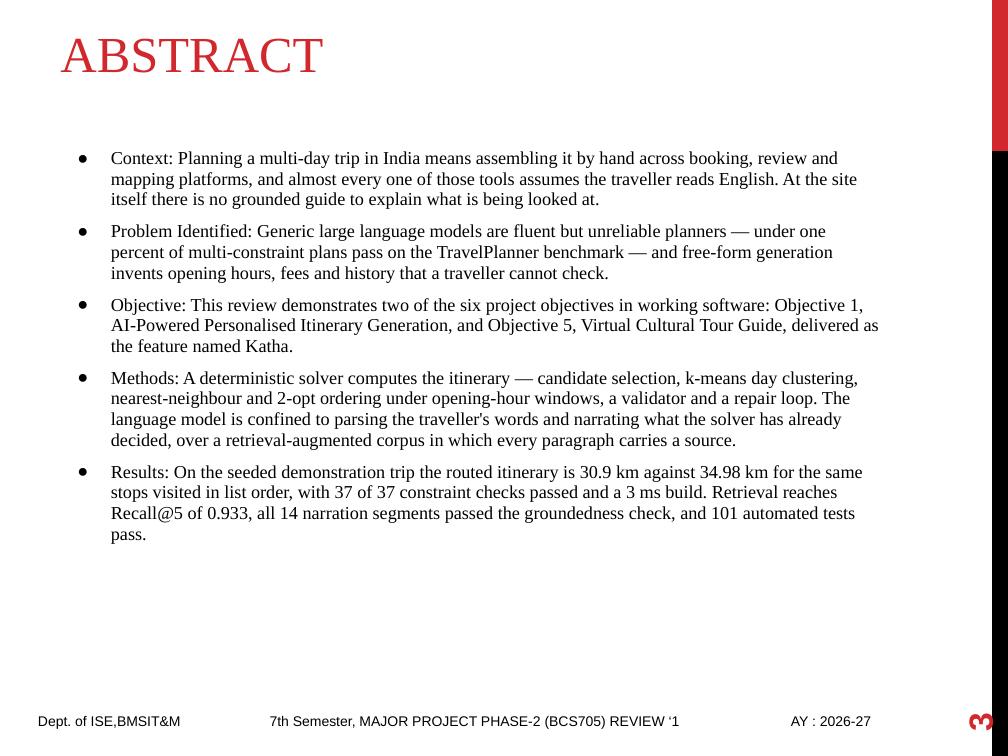
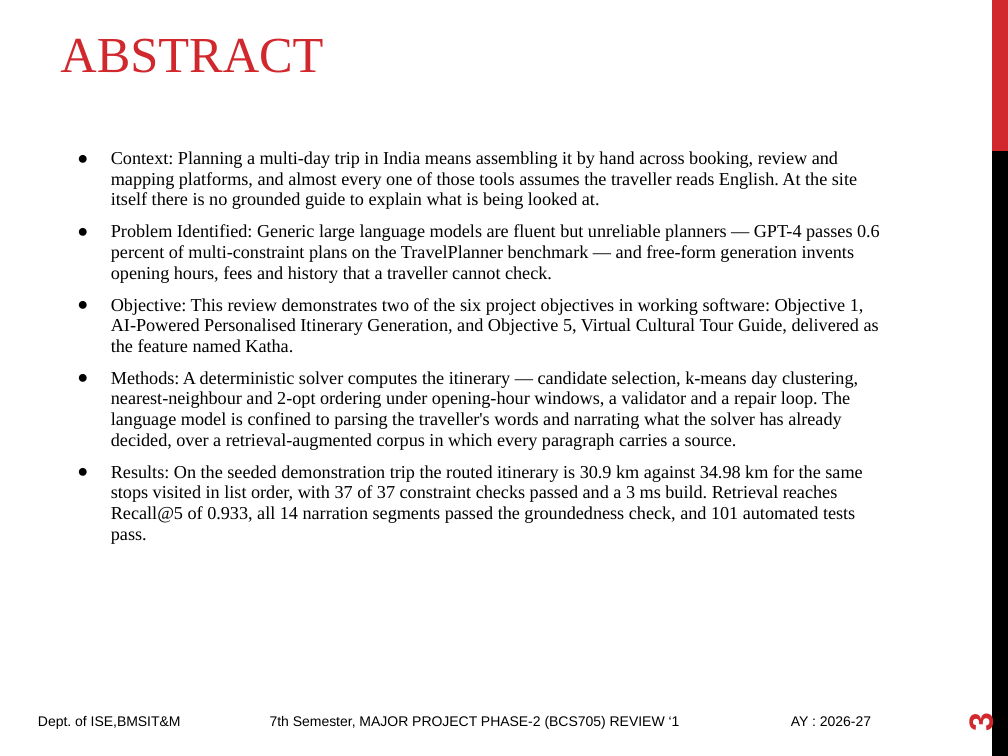
Before and after one commit to Pushkar69RS/NovaTripAI, a slide deck: slide 3 of docs/review1/Travel_Yantra_Phase2_Review1.pptx. Drawn at 1008x756 pixels with LibreOffice and Linux fonts; fonts in the diff are those of the drawing. Boxes give left, top, right and bottom in pixels: in the first picture for what was removed or moved away, otherwise in the second. Text is boxed around its words. In the diff, an @@ line names an element or a change of style, - is before the commit and + after.

```diff
--- a/docs/review1/Travel_Yantra_Phase2_Review1.pptx
+++ b/docs/review1/Travel_Yantra_Phase2_Review1.pptx
@@ text at <box>111,224,880,283</box>: text changed @@
-● Problem Identified: Generic large language models are fluent but unreliable planners — under one percent of multi-constraint plans pass on the TravelPlanner benchmark — and free-form generation invents opening hours, fees and history that a traveller cannot check.
+● Problem Identified: Generic large language models are fluent but unreliable planners — GPT-4 passes 0.6 percent of multi-constraint plans on the TravelPlanner benchmark — and free-form generation invents opening hours, fees and history that a traveller cannot check.
```
Also in this commit, not shown: 6 other slides changed, 4 other files.
